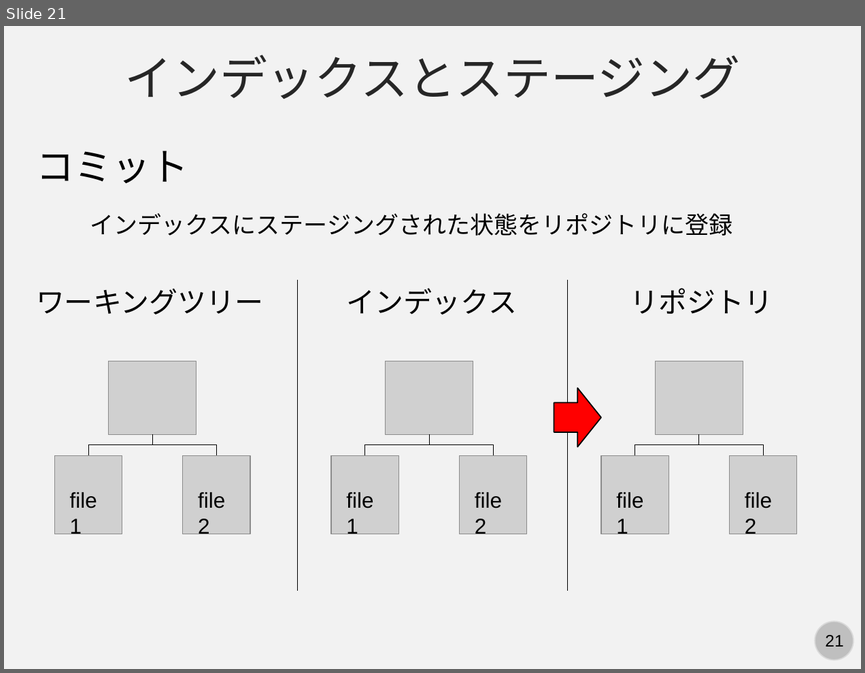
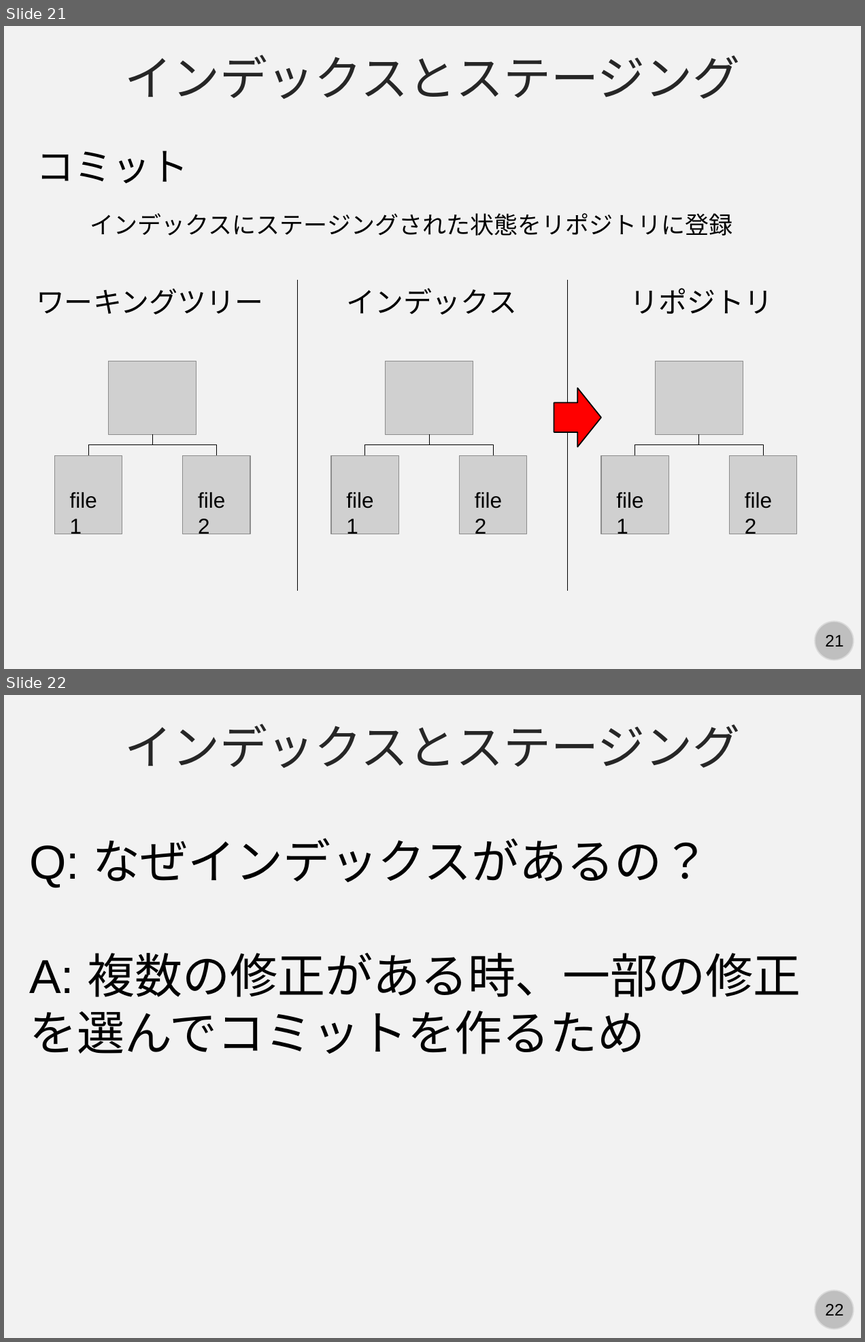
Before and after one commit to kaityo256/github, a slide deck: term/fig/slide.pptx. Shown one above the other, each under a label of ours: slide 21 before the commit, slides 21 and 22 after it. The pictures are 865x673 and 865x1342 pixels, drawn with LibreOffice and Linux fonts; fonts in the diff are those of the drawing; grey boxes stand for pictures. Boxes give left, top, right and bottom in pixels: in the first picture for what was removed or moved away, otherwise in the second. Text is boxed around its words. In the diff, an @@ line names an element or a change of style, - is before the commit and + after.

```diff
--- a/term/fig/slide.pptx
+++ b/term/fig/slide.pptx
@@ slide 22 added at bbox=[4, 695, 861, 1338], background #F2F2F2; not listed: 2 template elements that a slide beside it also shows @@
@@ text added at bbox=[124, 724, 740, 768], 40 pt, text #262626 @@
+インデックスとステージング
@@ text added at bbox=[29, 838, 801, 1054], 40 pt, text #000000 @@
+Q: なぜインデックスがあるの？
+A: 複数の修正がある時、一部の修正を選んでコミットを作るため
```
Also in this commit, not shown: 3 slides changed, 17 other slides added.
